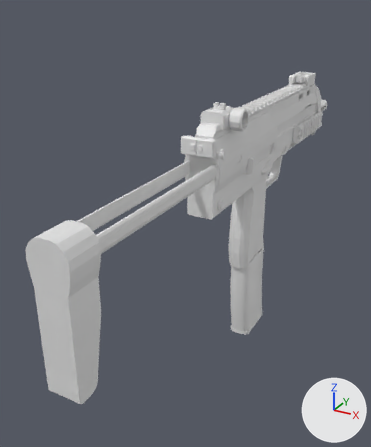
The Blender file [workfolders]/m9k mp7/mesh.blend: old version first, new version second.
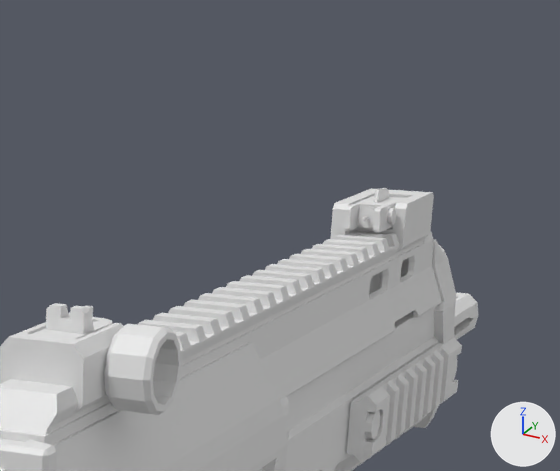
Each version appears first whole from a camera (50 mm lens) standing at (12.0, -28.9, 6.3) and looking at (0.4, -7.8, -4.2), and next in a close-up on the part from 54% to 94% of the width and 5% to 33% of the height. Lighting does not change. The marker at lower right points along +X, +Y and +Z. Materials are left out; every surface is plain grey.

Before the edit, the objects in view are built like this:
```python
me_w_mp7_silenced_mp5k = bpy.data.meshes.new('w_mp7_silenced_MP5K')
me_w_mp7_silenced_mp5k.from_pydata(...)  # 2444 vertices, 3912 faces; spans x 2.0..3.9, y -20.1..7.4, z -6.5..2.4
# faces by material slot: [1961, 140, 1264, 12, 535]
me_w_mp7_silenced_mp5k.materials.append(mat_map2)
me_w_mp7_silenced_mp5k.materials.append(mat_flashhideb)
me_w_mp7_silenced_mp5k.materials.append(mat_main)
me_w_mp7_silenced_mp5k.materials.append(mat_bolt)
me_w_mp7_silenced_mp5k.materials.append(mat_sights_down)
ob_w_mp7_silenced_mp5k = bpy.data.objects.new('w_mp7_silenced_MP5K', me_w_mp7_silenced_mp5k)
ob_w_mp7_silenced_mp5k.location = (0.0, 0.0, 0.0)
```
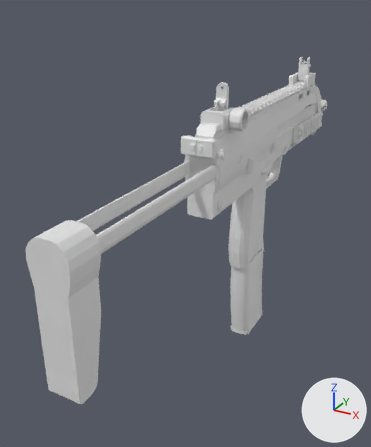
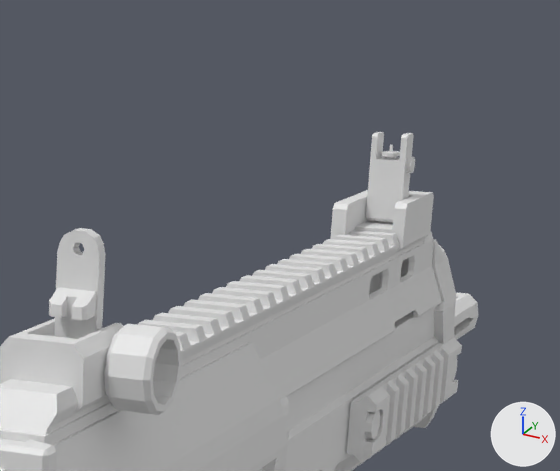
Pixel boxes [x1, y1, x2, y2] of what changed, in the close-ups (560 x 471 px):
'w_mp7_silenced_MP5K', reshaped: before [0, 188, 478, 471]; after [0, 190, 462, 471]
'irons_alt', added: after [49, 132, 415, 339]
part 1 of me_w_mp7_silenced_mp5k, deleted: before [33, 188, 478, 439]

The change in detail:
me_w_mp7_silenced_mp5k is used by ob_w_mp7_silenced_mp5k; location (0.0, 0.0, 0.0).
me_w_mp7_silenced_mp5k had 2444 vertices, 3912 faces and spanned x 2.0..3.9, y -20.1..7.4, z -6.5..2.4.
me_w_mp7_silenced_mp5k now has 2130 vertices, 3362 faces and spans x 2.0..3.9, y -11.6..5.3, z -6.5..2.2.
me_w_mp7_silenced_mp5k part 1: 12 loose pieces with 314 vertices, spanning x 2.1..3.7, y -20.1..7.4, z -4.8..2.4, are deleted.
Mesh me_w_mp7_silenced_mp5k_012 is new.
It has 174 vertices, 286 faces and spans x 2.61..3.25, y -9.5..2.59, z 1.81..3.15.
Object 'irons_alt' (ob_irons_alt) is new; it shows me_w_mp7_silenced_mp5k_012.
Its location is (0.0, 0.0, 0.0).
